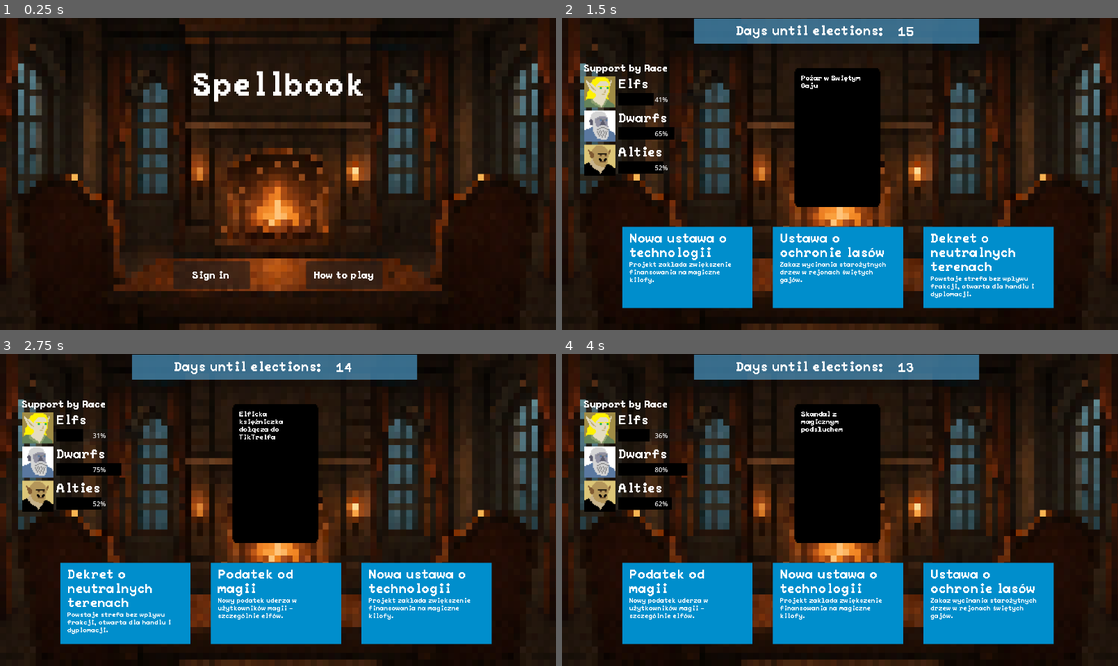
Above: before the commit, frames 1-4 (two rows, left to right).
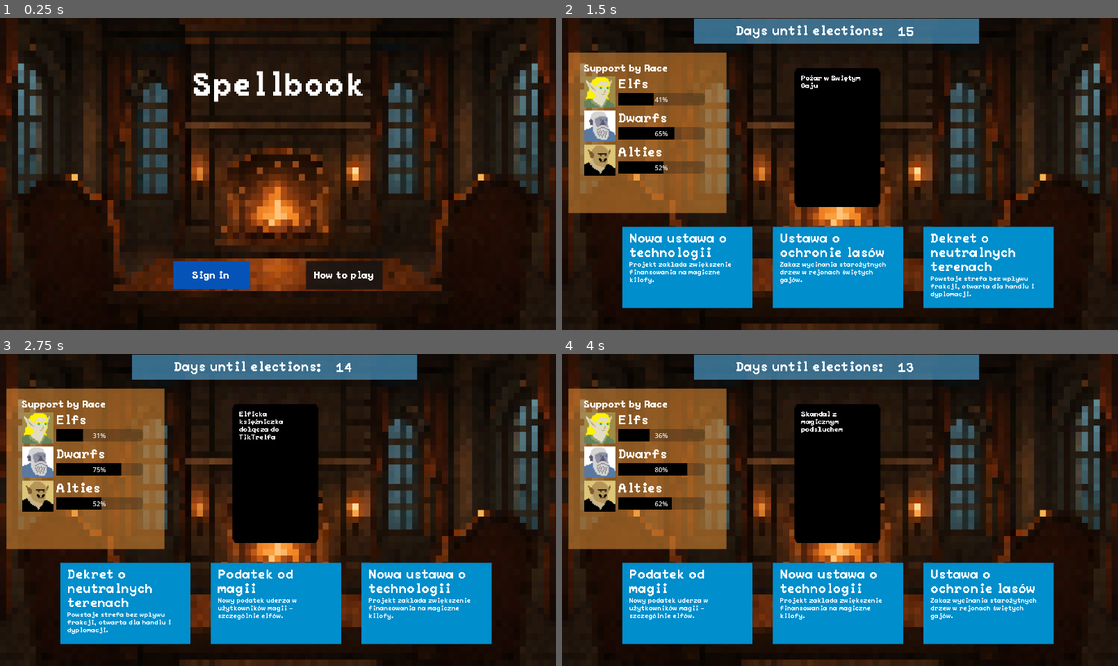
Above: after the commit, the same moments.

Repository: WhatYouFormaggiKindOfPizza/game
Game: Godot game, scene res://scenes/game.tscn
The game is run twice, just before and just after one commit, with the same random seed, the same clock (stepped at 60 frames per second) and the same inputs.
Inputs (mouse positions are in pixels of both pictures, inside the frame that each line leads up to):
- Up to frame 1 (0.25 s): no input
- Up to frame 2 (1.5 s): click "Sign in" at 0.5 s; click (689, 267) at 1.27 s
- Up to frame 3 (2.75 s): click (127, 603) at 2.02 s
- Up to frame 4 (4 s): click (689, 603) at 2.77 s; tap Enter at 3.5 s; move the mouse to (962, 494) at 3.52 s

The runs differ from the first frame. In frame 1, 1.7% of the frame differs, in the area x 31-69%, y 77-88%; in frame 2, 12%, in the area x 1-50%, y 11-63%; in frame 3, 12%; in frame 4, 12%.

Commit message:
kolorki i kwadraty

Diff:
--- a/scenes/board.tscn
+++ b/scenes/board.tscn
@@ -33,10 +33,10 @@
 anchors_preset = 5
 anchor_left = 0.5
 anchor_right = 0.5
-offset_left = 129.0
-offset_top = 270.0
-offset_right = 357.0
-offset_bottom = 302.0
+offset_left = 110.0
+offset_top = 194.0
+offset_right = 338.0
+offset_bottom = 226.0
 grow_horizontal = 2
 theme_override_font_sizes/font_size = 24
 text = "Elecion polls"
@@ -47,10 +47,10 @@
 anchors_preset = 5
 anchor_left = 0.5
 anchor_right = 0.5
-offset_left = -432.0
-offset_top = 261.0
-offset_right = -94.0
-offset_bottom = 328.0
+offset_left = -407.0
+offset_top = 190.0
+offset_right = -69.0
+offset_bottom = 257.0
 grow_horizontal = 2
 theme_override_font_sizes/font_size = 24
 text = "Your relationship changes"
@@ -88,8 +88,8 @@
 
 [node name="Relationships" parent="." instance=ExtResource("2_tx6nw")]
 layout_mode = 1
-offset_left = 216.0
-offset_top = 303.0
-offset_right = 134.978
-offset_bottom = 703.0
+offset_left = 275.0
+offset_top = 221.0
+offset_right = 193.978
+offset_bottom = 621.0
 show_week_changed = true
--- a/scenes/game.tscn
+++ b/scenes/game.tscn
@@ -67,6 +67,9 @@
 unique_name_in_owner = true
 visible = false
 
+[node name="HowToPlayPopUp" parent="." instance=ExtResource("12_dinhu")]
+unique_name_in_owner = true
+
 [node name="StartScreen" parent="." instance=ExtResource("1_u5sy4")]
 unique_name_in_owner = true
 z_index = 4000
@@ -77,6 +80,3 @@
 offset_bottom = 768.0
 grow_horizontal = 1
 grow_vertical = 1
-
-[node name="HowToPlayPopUp" parent="." instance=ExtResource("12_dinhu")]
-unique_name_in_owner = true
--- a/scenes/screens/game_screen.tscn
+++ b/scenes/screens/game_screen.tscn
@@ -68,6 +68,13 @@
 unique_name_in_owner = true
 position = Vector2(678, 297)
 
+[node name="ColorRect" type="ColorRect" parent="."]
+offset_left = 16.0
+offset_top = 85.0
+offset_right = 404.0
+offset_bottom = 480.0
+color = Color(0.876819, 0.552756, 0.211321, 0.564706)
+
 [node name="RelBarContainer" parent="." instance=ExtResource("5_rxmqw")]
 unique_name_in_owner = true
 offset_left = 53.0
--- a/scenes/screens/how_to_play_pop_up.tscn
+++ b/scenes/screens/how_to_play_pop_up.tscn
@@ -11,6 +11,13 @@
 position = Vector2(683, 450)
 scale = Vector2(1.2, 1.2)
 texture = ExtResource("1_yq7k5")
+
+[node name="ColorRect" type="ColorRect" parent="."]
+offset_left = 89.0
+offset_top = 47.0
+offset_right = 1314.0
+offset_bottom = 718.0
+color = Color(0, 0, 0, 0.423529)
 
 [node name="How to play" parent="." instance=ExtResource("2_kkgm5")]
 anchors_preset = 15
--- a/scenes/screens/start_screen.tscn
+++ b/scenes/screens/start_screen.tscn
@@ -35,7 +35,16 @@
 text = "Spellbook"
 font_scale = 10
 
+[node name="ColorRect" type="ColorRect" parent="ColorRect"]
+layout_mode = 0
+offset_left = 426.0
+offset_top = 599.0
+offset_right = 614.0
+offset_bottom = 667.0
+color = Color(0, 0.396064, 0.907897, 1)
+
 [node name="Button" type="Button" parent="ColorRect"]
+self_modulate = Color(1, 1, 1, 0.388235)
 layout_mode = 1
 anchors_preset = -1
 anchor_left = 0.310962
@@ -63,6 +72,14 @@
 theme_override_font_sizes/font_size = 24
 text = "Sign in"
 font_scale = 3
+
+[node name="ColorRect2" type="ColorRect" parent="ColorRect"]
+layout_mode = 0
+offset_left = 752.0
+offset_top = 598.0
+offset_right = 940.0
+offset_bottom = 668.0
+color = Color(0, 0, 0, 0.607843)
 
 [node name="HowToPlay" type="Button" parent="ColorRect"]
 layout_mode = 1
--- a/scenes/screens/week_end_screen.tscn
+++ b/scenes/screens/week_end_screen.tscn
@@ -1,8 +1,9 @@
-[gd_scene load_steps=4 format=3 uid="uid://bj0a4yagnp3yd"]
+[gd_scene load_steps=5 format=3 uid="uid://bj0a4yagnp3yd"]
 
 [ext_resource type="Script" uid="uid://m83nmlpmgf13" path="res://scripts/screens/week_end_screen.gd" id="1_e0st0"]
-[ext_resource type="PackedScene" uid="uid://4r1bip8toahv" path="res://scenes/board.tscn" id="1_uwbnm"]
+[ext_resource type="PackedScene" uid="uid://b1ms07stqx5u8" path="res://scenes/board.tscn" id="1_uwbnm"]
 [ext_resource type="Texture2D" uid="uid://l64x45fsi3qg" path="res://assets/Tablica ogłoszeń.png" id="3_cgntx"]
+[ext_resource type="PackedScene" uid="uid://bibasatxhl56l" path="res://scenes/pixel_label.tscn" id="3_g78x8"]
 
 [node name="WeekEnd" type="Control" node_paths=PackedStringArray("board")]
 layout_mode = 3
@@ -12,23 +13,54 @@
 script = ExtResource("1_e0st0")
 board = NodePath("Board")
 
-[node name="Board" parent="." instance=ExtResource("1_uwbnm")]
-unique_name_in_owner = true
-layout_mode = 1
-
-[node name="Button" type="Button" parent="."]
+[node name="ColorRect2" type="ColorRect" parent="."]
 layout_mode = 1
 anchors_preset = -1
 anchor_left = 1.0
 anchor_top = 1.0
 anchor_right = 1.0
 anchor_bottom = 1.0
-offset_left = -300.0
-offset_top = -103.0
-offset_right = -95.0
-offset_bottom = -49.0
+offset_left = -298.0
+offset_top = -100.0
+offset_right = -94.0
+offset_bottom = -50.0
+color = Color(0, 0.439216, 1, 1)
+
+[node name="ColorRect" type="ColorRect" parent="."]
+layout_mode = 0
+offset_left = 252.0
+offset_top = 96.0
+offset_right = 1147.0
+offset_bottom = 559.0
+color = Color(0.364706, 0.176471, 0, 0.592157)
+
+[node name="Board" parent="." instance=ExtResource("1_uwbnm")]
+unique_name_in_owner = true
+layout_mode = 1
+
+[node name="Button" type="Button" parent="."]
+self_modulate = Color(1, 1, 1, 0.388235)
+layout_mode = 1
+anchors_preset = -1
+anchor_left = 1.0
+anchor_top = 1.0
+anchor_right = 1.0
+anchor_bottom = 1.0
+offset_left = -298.0
+offset_top = -100.0
+offset_right = -94.0
+offset_bottom = -50.0
 mouse_default_cursor_shape = 2
+
+[node name="PixelLabel" parent="Button" instance=ExtResource("3_g78x8")]
+layout_mode = 0
+offset_left = 29.0
+offset_top = 13.0
+offset_right = 205.0
+offset_bottom = 37.0
+theme_override_font_sizes/font_size = 24
 text = "Next round"
+font_scale = 3
 
 [node name="Background" type="Sprite2D" parent="."]
 z_index = -1
Not shown: 1 places in scenes/game.tscn that only renumber resources
Not shown: 1 places in scenes/screens/how_to_play_pop_up.tscn that only renumber resources
